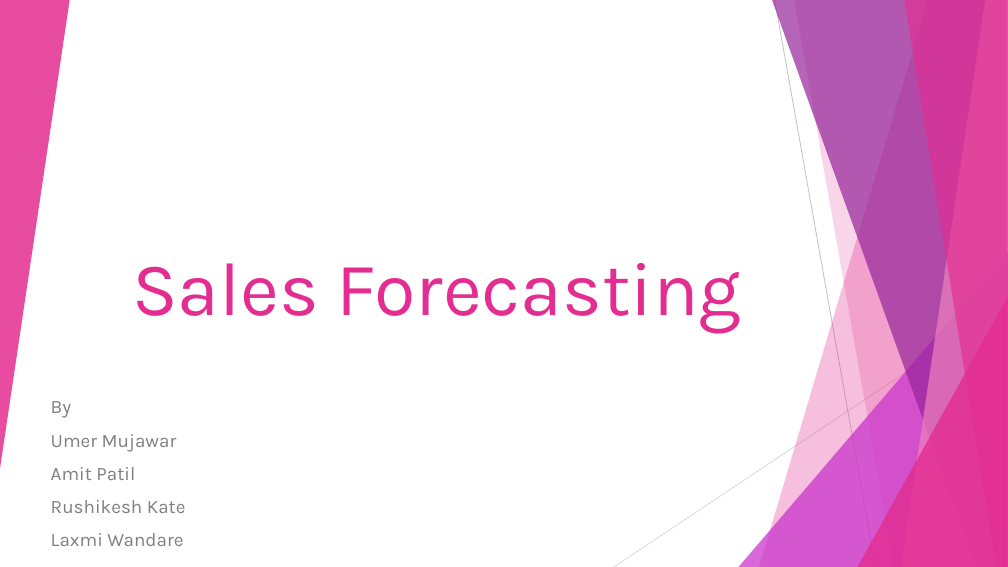
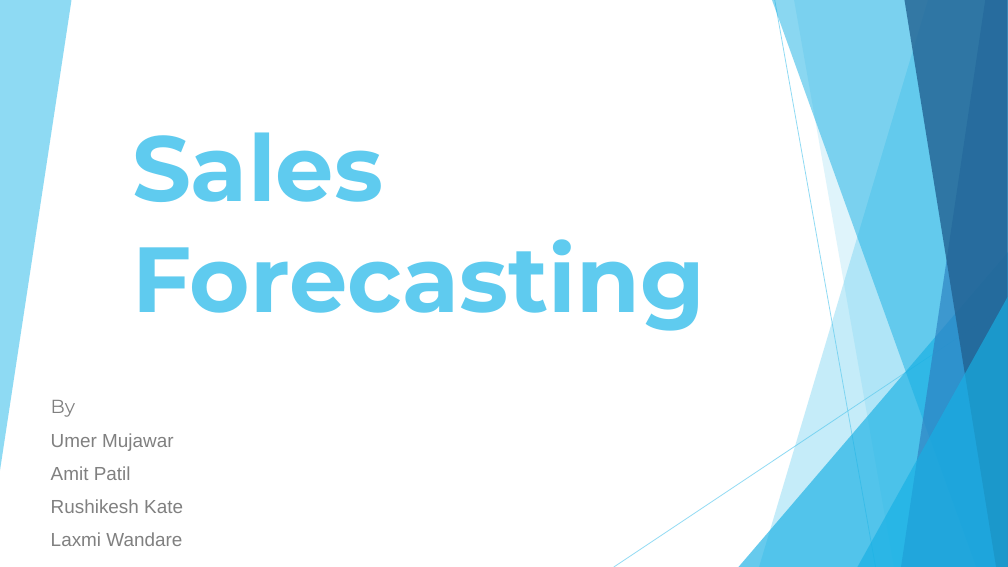
Before and after one commit to aishurv/Sales-Forecasting-, a slide deck: slide 1 of Sales Forcating.pptx. Drawn at 1008x567 pixels with LibreOffice and Linux fonts; fonts in the diff are those of the drawing. Boxes give left, top, right and bottom in pixels: in the first picture for what was removed or moved away, otherwise in the second. Text is boxed around its words. In the diff, an @@ line names an element or a change of style, - is before the commit and + after.

```diff
--- a/Sales Forcating.pptx
+++ b/Sales Forcating.pptx
@@ triangle removed at [0,0,70,469] @@
@@ freeform shape added at [0,0,71,470], fill #5FCBEF at 70% opacity @@
@@ freeform shape at [759,0,1008,567]: fill #E32D91 at 30% opacity to #5FCBEF at 36% opacity @@
@@ freeform shape at [772,0,1008,567]: fill #962499 at 70% opacity to #17B0E4 at 50% opacity @@
@@ line (775, 0) - (876, 567): stroke #BFBFBF 0.75 pt to #5FCBEF 0.75 pt @@
@@ freeform shape at [794,0,1008,567]: fill #E32D91 at 20% opacity to #5FCBEF at 20% opacity @@
@@ freeform shape at [901,0,1008,567]: fill #EE81BD at 70% opacity to #2E83C3 at 70% opacity @@
@@ freeform shape at [904,0,1008,567]: fill #E32D91 at 65% opacity to #226292 at 80% opacity @@
@@ title "Sales Forecasting" at [132,132,705,331]: size 72 to 88 pt, font Karla to Montserrat, text colour #E32D91 to #5FCBEF, bold on @@
@@ triangle at [739,252,1008,567]: fill #C830CC at 72% opacity to #17B0E4 at 66% opacity @@
@@ triangle at [858,297,1008,567]: fill #E32D91 at 80% opacity to #17B0E4 at 66% opacity @@
@@ line (1008, 305) - (614, 567): stroke #D9D9D9 0.75 pt to #5FCBEF 0.75 pt @@
@@ subtitle "By" at [51,400,183,546]: font Karla to Montserrat in "By"; font Karla to Arial @@
```
Also in this commit, not shown: 2 other slides changed, 4 slides added, 2 other files.
